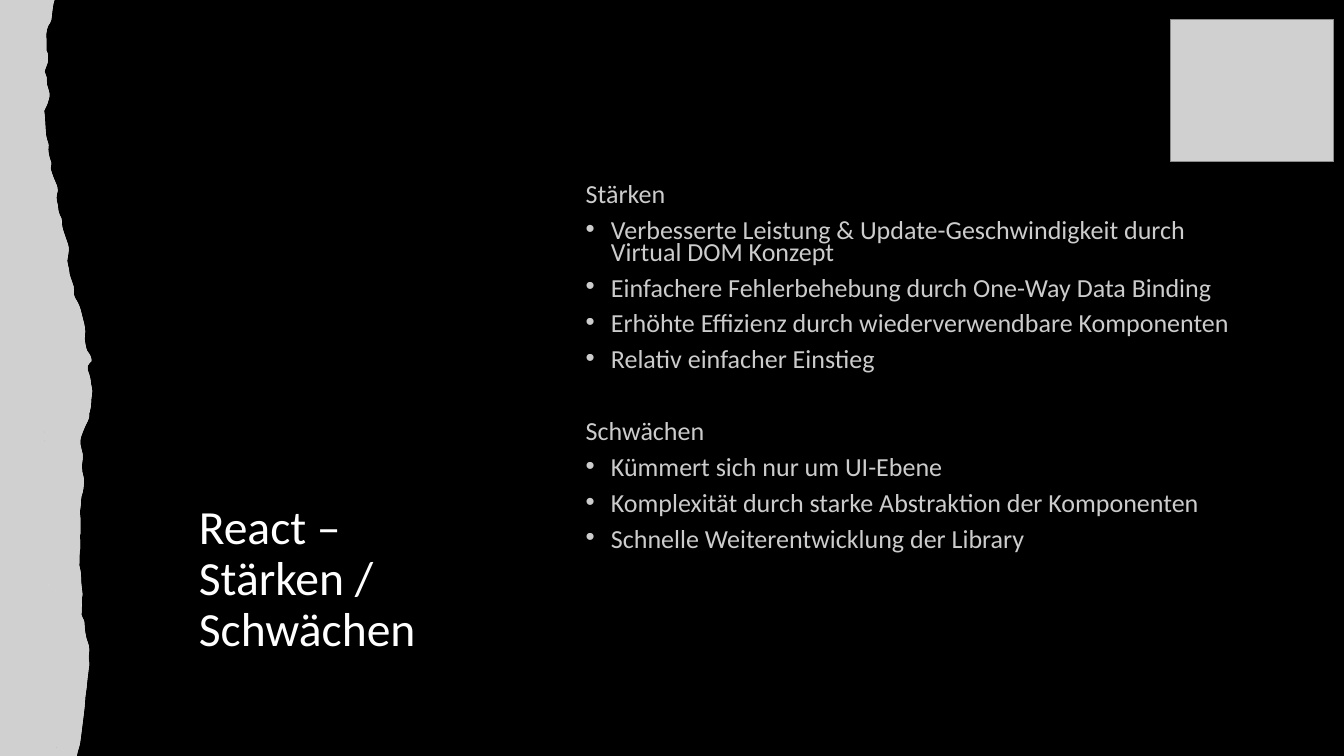
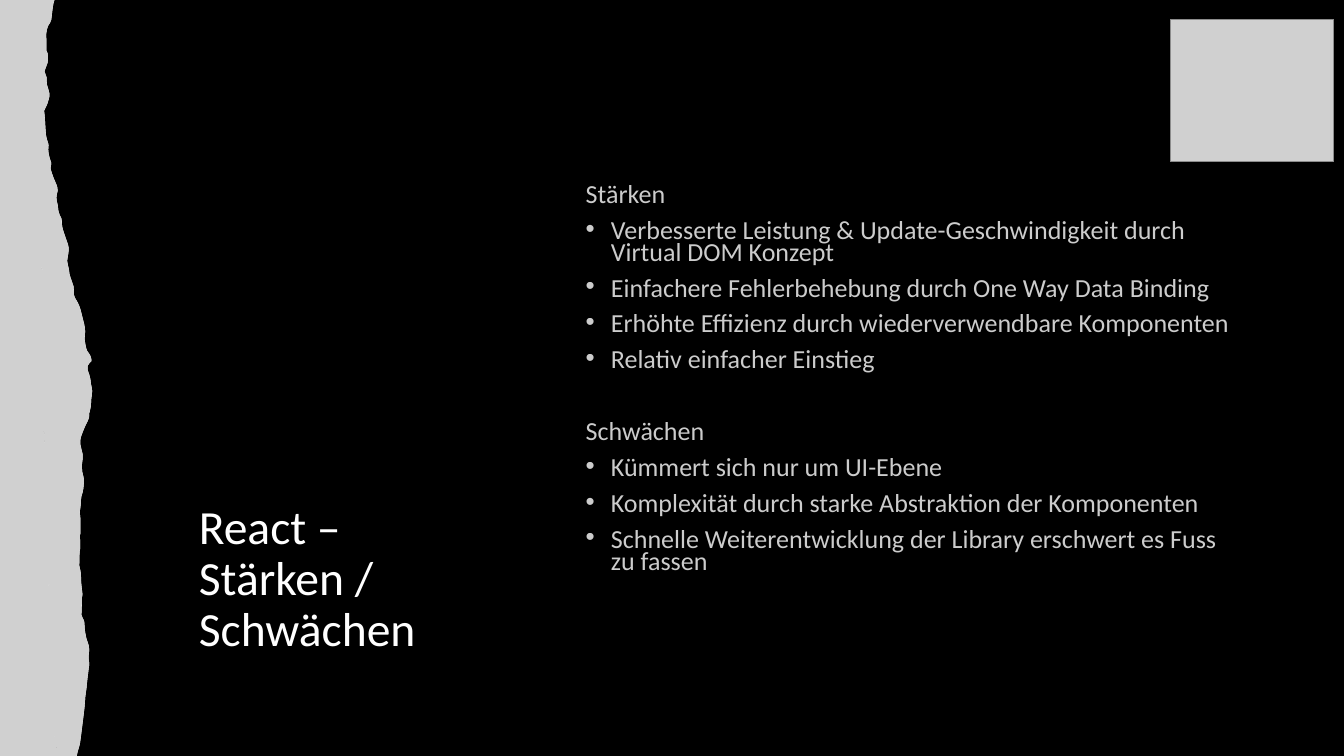
Before and after one commit to anna-staub/leiterlispiel, a slide deck: slide 9 of documents/JavaScript_Libraries/Gruppe_C_Praesentation_JSLibraries.pptx. Drawn at 1344x756 pixels with LibreOffice and Linux fonts; fonts in the diff are those of the drawing; grey boxes stand for pictures. Boxes give left, top, right and bottom in pixels: in the first picture for what was removed or moved away, otherwise in the second. Text is boxed around its words. In the diff, an @@ line names an element or a change of style, - is before the commit and + after.

Commit message:
update Library PPP

```diff
--- a/documents/JavaScript_Libraries/Gruppe_C_Praesentation_JSLibraries.pptx
+++ b/documents/JavaScript_Libraries/Gruppe_C_Praesentation_JSLibraries.pptx
@@ text at box(611, 279, 1209, 302): text changed @@
-• Einfachere Fehlerbehebung durch One-Way Data Binding
+• Einfachere Fehlerbehebung durch One Way Data Binding
@@ text at box(611, 530, 1216, 570): text changed @@
-• Schnelle Weiterentwicklung der Library
+• Schnelle Weiterentwicklung der Library erschwert es Fuss zu fassen
```
Also in this commit, not shown: 4 other slides changed, 1 other file.
